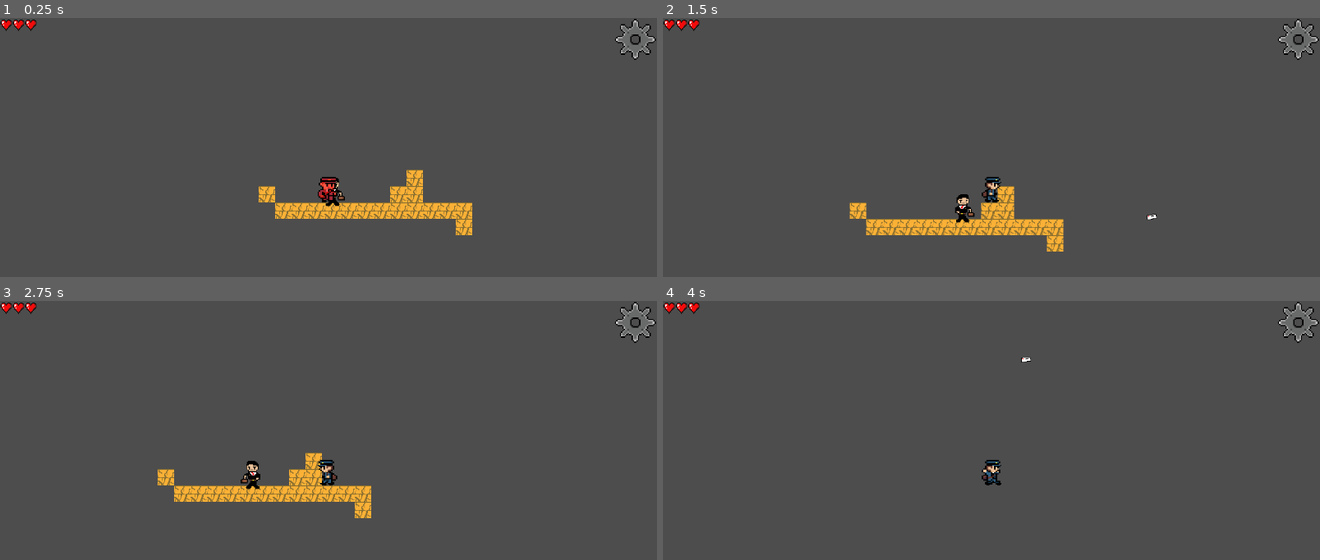
Above: before the commit, frames 1-4 (two rows, left to right).
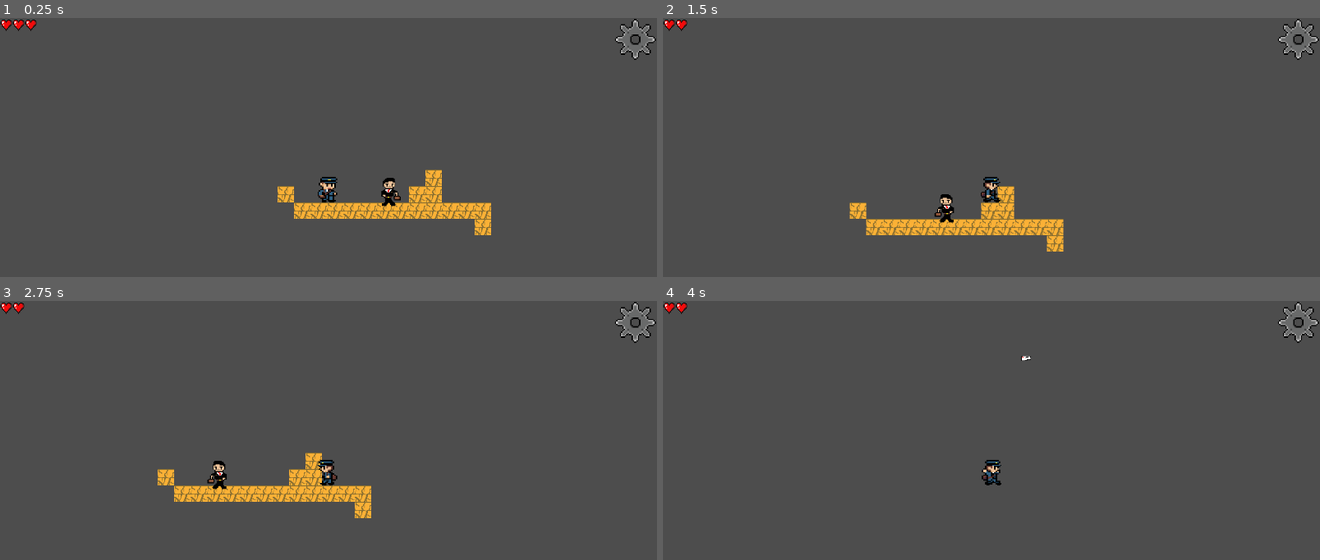
Above: after the commit, the same moments.

Repository: Suukhii/Delivery-through-time
Game: Godot game, scene res://scenes/city.tscn
The game is run twice, just before and just after one commit, with the same random seed, the same clock (stepped at 60 frames per second) and the same inputs. This scene is started directly instead of the project's main scene.
Inputs:
- Up to frame 1 (0.25 s): no input
- Up to frame 2 (1.5 s): hold K (shoot_player_projectile) 0.53-1.28 s; hold Right (move_right) from 0.53 s (still down); tap Space (jump) at 0.77 s; tap K (shoot_player_projectile) at 1.35 s
- Up to frame 3 (2.75 s): tap Space (jump) at 1.52 s; release Right (move_right) at 2.03 s; hold Left (move_left) from 2.03 s (still down); hold K (shoot_player_projectile) from 2.03 s (still down)
- Up to frame 4 (4 s): release Left (move_left) at 2.78 s; release K (shoot_player_projectile) at 2.78 s; hold Right (move_right) from 2.78 s (still down); tap K (shoot_player_projectile) at 2.85 s; tap Space (jump) at 3.02, 3.77 s; hold K (shoot_player_projectile) from 3.53 s (still down)

The runs differ from the first frame. In frame 1, 3.0% of the frame differs, in the area x 39-75%, y 58-84%; in frame 2, 0.6%; in frame 3, 0.5%; in frame 4, less than 0.1%.

Commit message:
fixed heart container and spawnpoint

Diff:
--- a/scenes/city.tscn
+++ b/scenes/city.tscn
@@ -21,7 +21,6 @@
 [node name="City" type="Node2D"]
 position = Vector2(0, 19)
 script = ExtResource("1_rqxma")
-player_scene = ExtResource("2_movw8")
 
 [node name="UI" parent="." instance=ExtResource("4_movw8")]
 
@@ -30,7 +29,10 @@
 tile_set = SubResource("TileSet_rqxma")
 
 [node name="PlayerSpawn" type="Marker2D" parent="."]
-position = Vector2(584, 600)
+position = Vector2(585, 615)
+
+[node name="Player" parent="PlayerSpawn" instance=ExtResource("2_movw8")]
+position = Vector2(-38, 22)
 
 [node name="CanvasLayer" type="CanvasLayer" parent="."]
 
@@ -50,4 +52,4 @@
 size_flags_vertical = 4
 
 [node name="enemy" parent="." instance=ExtResource("6_2jj31")]
-position = Vector2(557, 643)
+position = Vector2(629, 643)
--- a/scenes/player.tscn
+++ b/scenes/player.tscn
@@ -128,9 +128,8 @@
 position = Vector2(-1, -13)
 scale = Vector2(2.91768, 2.37905)
 sprite_frames = SubResource("SpriteFrames_qlg0r")
-animation = &"hit"
+animation = &"idle"
 autoplay = "idle"
-frame_progress = 1.0
 
 [node name="CollisionShape2D" type="CollisionShape2D" parent="."]
 position = Vector2(-0.5, -24.1)
@@ -138,10 +137,10 @@
 shape = SubResource("RectangleShape2D_tuyoq")
 
 [node name="PlayerProjectileSpawnRight" type="Marker2D" parent="."]
-position = Vector2(20, -18)
+position = Vector2(20, -21)
 
 [node name="PlayerProjectileSpawnLeft" type="Marker2D" parent="."]
-position = Vector2(-25, -18)
+position = Vector2(-25, -21)
 
 [node name="Jump" type="AudioStreamPlayer2D" parent="."]
 stream = ExtResource("7_fjrip")
--- a/scripts/city.gd
+++ b/scripts/city.gd
@@ -1,10 +1,10 @@
 extends Node2D
 
-@export var player_scene: PackedScene  # Assign your player scene in the Inspector
+func _ready():
+	var spawn_point = $PlayerSpawn
+	var player = $Player  # Direct reference to the Player node in the scene
 
-func _ready():
-	var player = player_scene.instantiate()
-	add_child(player)
-
-	var spawn_point = $PlayerSpawn
-	player.global_position = spawn_point.global_position
+	if player and spawn_point:
+		player.global_position = spawn_point.global_position
+	else:
+		print("Player or spawn point not found!")
--- a/scripts/heart_container.gd
+++ b/scripts/heart_container.gd
@@ -3,13 +3,15 @@
 @onready var hearts = get_children()  # Gets the 3 TextureRects
 
 func _ready():
-	var players = get_tree().get_nodes_in_group("Player")
+	var players = get_tree().get_nodes_in_group("Player")  # Searches globally
 	if players.size() > 0:
 		var player = players[0]
 		player.connect("hit", Callable(self, "_on_player_hit"))
+		print("Connected to player's hit signal")
 	else:
-		print("Player not found!")
+		print("Player not found in group!")
 	_reset_hearts()
+
 
 
 func _on_player_hit(lives_left):
